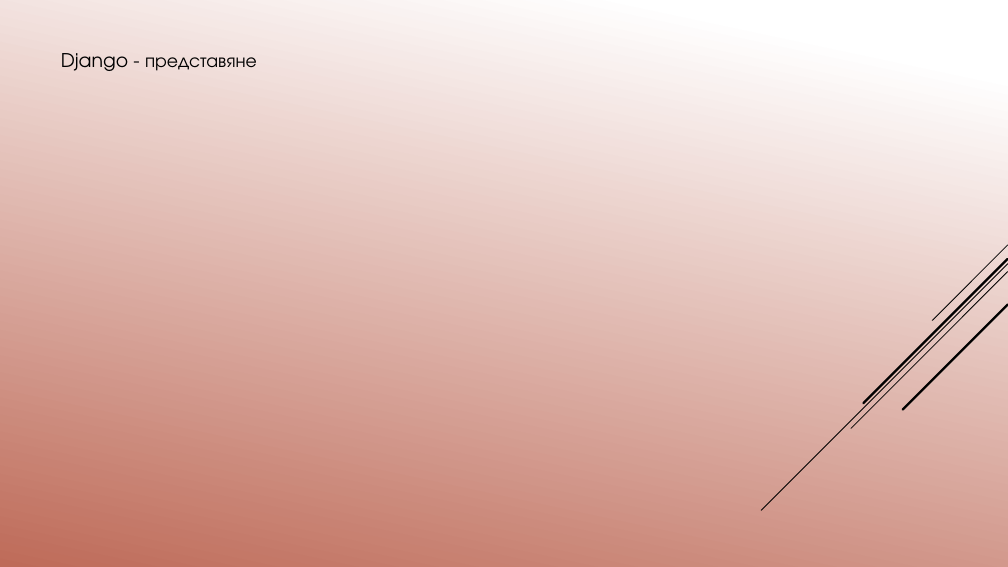
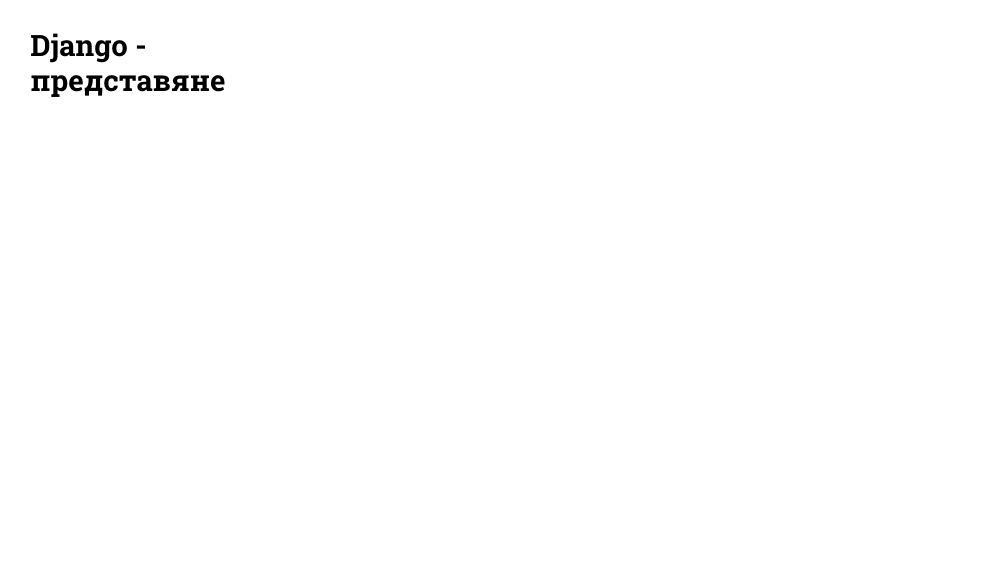
Before and after one commit to pgee-dzi2024/Theme_16, a slide deck: slide 3 of 16 Мария Денизова/Защита теория.pptx. Drawn at 1008x567 pixels with LibreOffice and Linux fonts; fonts in the diff are those of the drawing; background and template pictures are left out. Boxes give left, top, right and bottom in pixels: in the first picture for what was removed or moved away, otherwise in the second. Text is boxed around its words. In the diff, an @@ line names an element or a change of style, - is before the commit and + after.

```diff
--- a/16 Мария Денизова/Защита теория.pptx
+++ b/16 Мария Денизова/Защита теория.pptx
@@ background gradient #FFFFFF to #C26A56 to picture (left out) @@
@@ text "Django - представяне": place and size @@
-text "Django - представяне" at [61,53,257,71]
+text "Django - представяне" at [30,33,225,97]
@@ text "Django - представяне" at [30,33,225,97]: size 18 to 28 pt, font TeX Gyre Adventor to Roboto Slab, bold on @@
@@ group removed at [761,245,1008,510]: 5 lines @@
```
Also in this commit, not shown: 6 other slides changed, 2 slides added, 2 slides removed, 18 other files.
